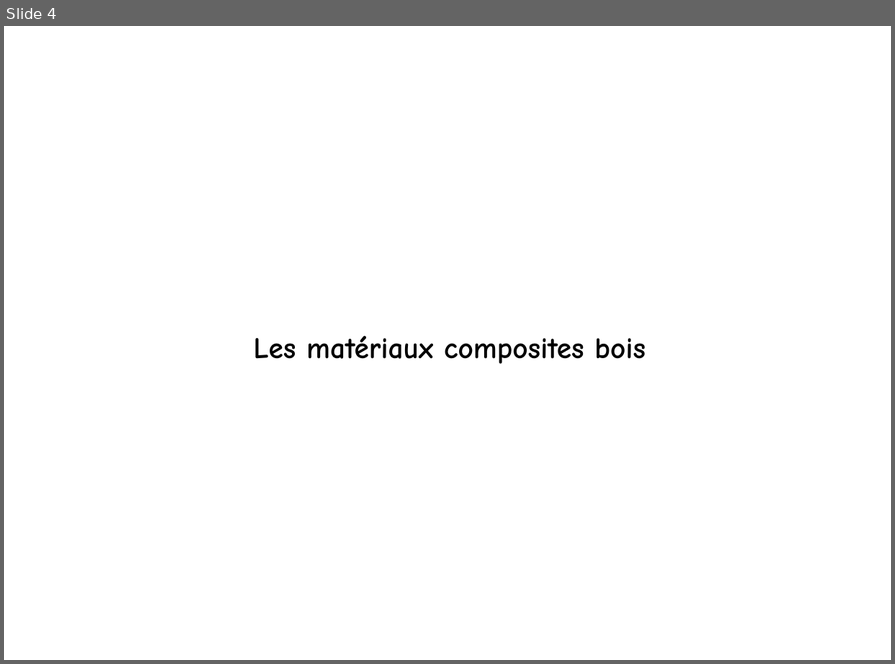
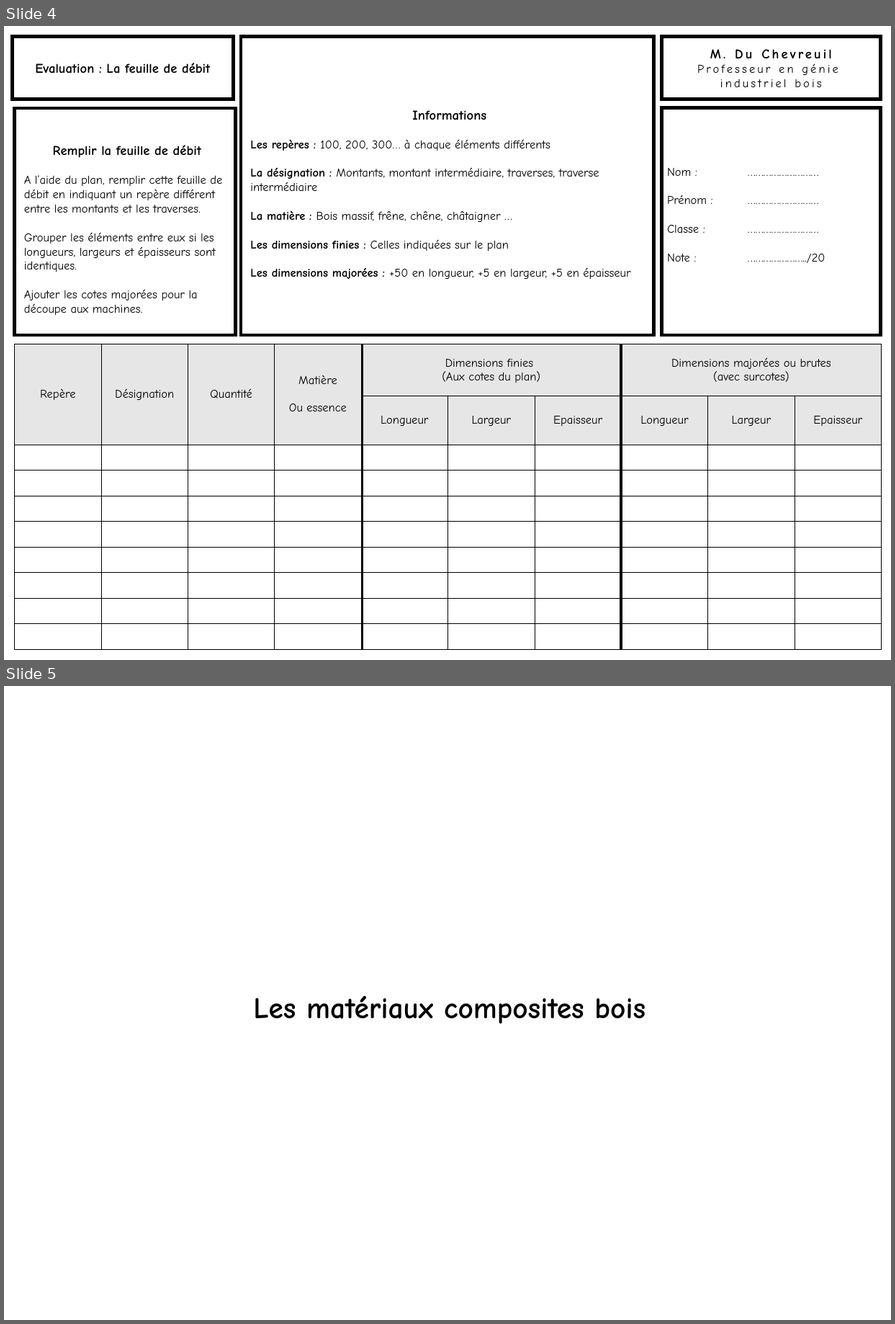
Before and after one commit to kduchevreuil/Cours-Menuiserie, a slide deck: Dossier Support ordi/DOSSIER Support Ordi.pptx. Shown one above the other, each under a label of ours: slide 4 before the commit, slides 4 and 5 after it. The pictures are 895x664 and 895x1324 pixels, drawn with LibreOffice and Linux fonts; fonts in the diff are those of the drawing. Boxes give left, top, right and bottom in pixels: in the first picture for what was removed or moved away, otherwise in the second. Text is boxed around its words. In the diff, an @@ line names an element or a change of style, - is before the commit and + after.

```diff
--- a/Dossier Support ordi/DOSSIER Support Ordi.pptx
+++ b/Dossier Support ordi/DOSSIER Support Ordi.pptx
@@ slide 4 added at [4, 26, 891, 660], background #FFFFFF @@
@@ rectangle added at [13, 37, 234, 99], fill #FFFFFF, outline #000000 4.5 pt, 18 pt, text #000000, bold @@
+Evaluation : La feuille de débit
@@ rectangle added at [241, 37, 654, 335], fill #FFFFFF, outline #000000 4.5 pt, 16 pt, text #000000 @@
+Informations
+Les repères : 100, 200, 300… à chaque éléments différents
+La désignation : Montants, montant intermédiaire, traverses, traverse intermédiaire
+La matière : Bois massif, frêne, chêne, châtaigner …
+Les dimensions finies : Celles indiquées sur le plan
+Les dimensions majorées : +50 en longueur, +5 en largeur, +5 en épaisseur
@@ rectangle added at [662, 37, 880, 99], fill #FFFFFF, outline #000000 4.5 pt, 16 pt, text #000000 @@
+M. Du Chevreuil
+Professeur en génie
+industriel bois
@@ rectangle added at [15, 108, 236, 335], fill #FFFFFF, outline #000000 4.5 pt, 16 pt, text #000000 @@
+Remplir la feuille de débit
+A l’aide du plan, remplir cette feuille de débit en indiquant un repère différent entre les montants et les traverses.
+Grouper les éléments entre eux si les longueurs, largeurs et épaisseurs sont identiques.
+Ajouter les cotes majorées pour la découpe aux machines.
@@ rectangle added at [662, 107, 880, 335], fill #FFFFFF, outline #000000 4.5 pt, 16 pt, text #000000 @@
+Nom : ………………………
+Prénom : ………………………
+Classe : ………………………
+Note : …………………../20
@@ table added at [15, 344, 884, 649], 10 rows, 10 columns @@
+Repère | Désignation | Quantité | Matière / Ou essence | Dimensions finies / (Aux cotes du plan) |  |  | Dimensions majorées ou brutes / (avec surcotes) |  | 
+ |  |  |  | Longueur | Largeur | Epaisseur | Longueur | Largeur | Epaisseur
+ |  |  |  |  |  |  |  |  | 
+ |  |  |  |  |  |  |  |  | 
+ |  |  |  |  |  |  |  |  | 
+ |  |  |  |  |  |  |  |  | 
+ |  |  |  |  |  |  |  |  | 
+ |  |  |  |  |  |  |  |  | 
+ |  |  |  |  |  |  |  |  | 
+ |  |  |  |  |  |  |  |  | 
@@ line added from (362, 343) to (362, 650), #000000 3 pt @@
@@ line added from (621, 344) to (621, 649), #000000 3 pt @@
@@ what was slide 4 is now slide 5 @@
```
Also in this commit, not shown: 1 other file.
